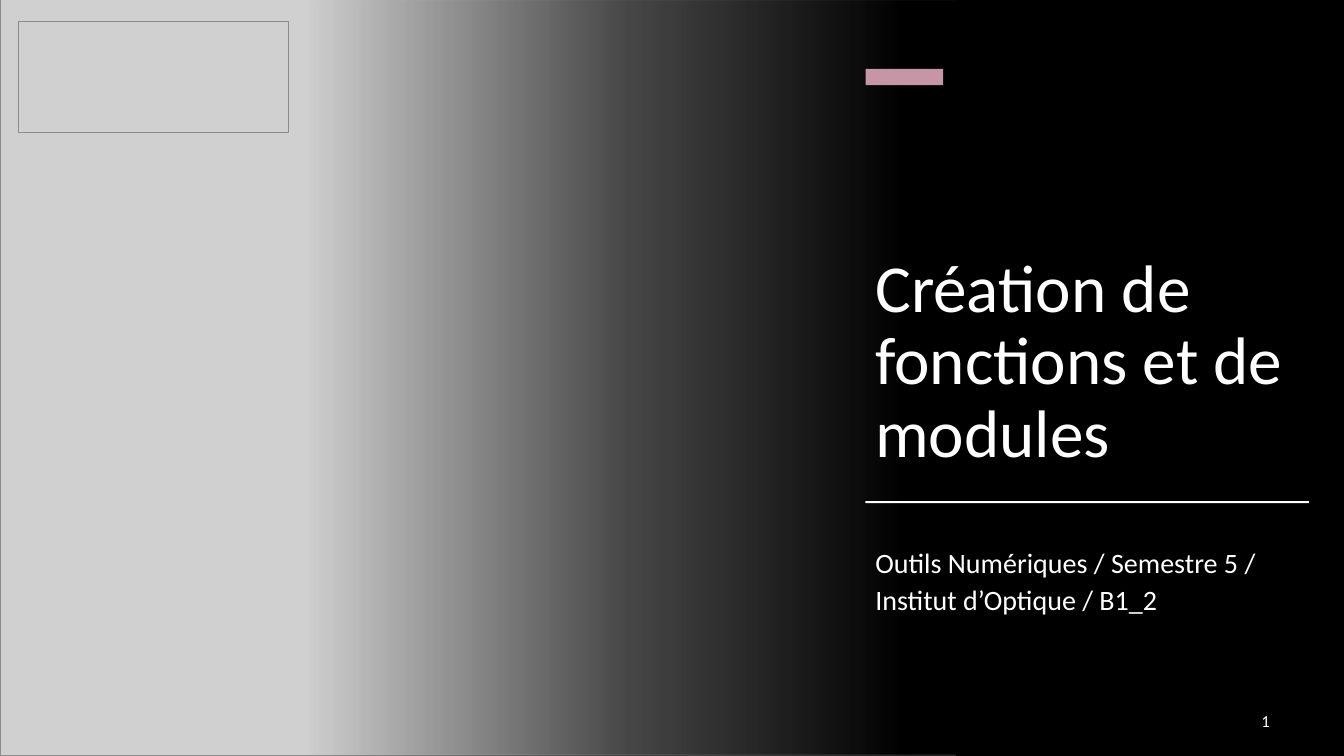
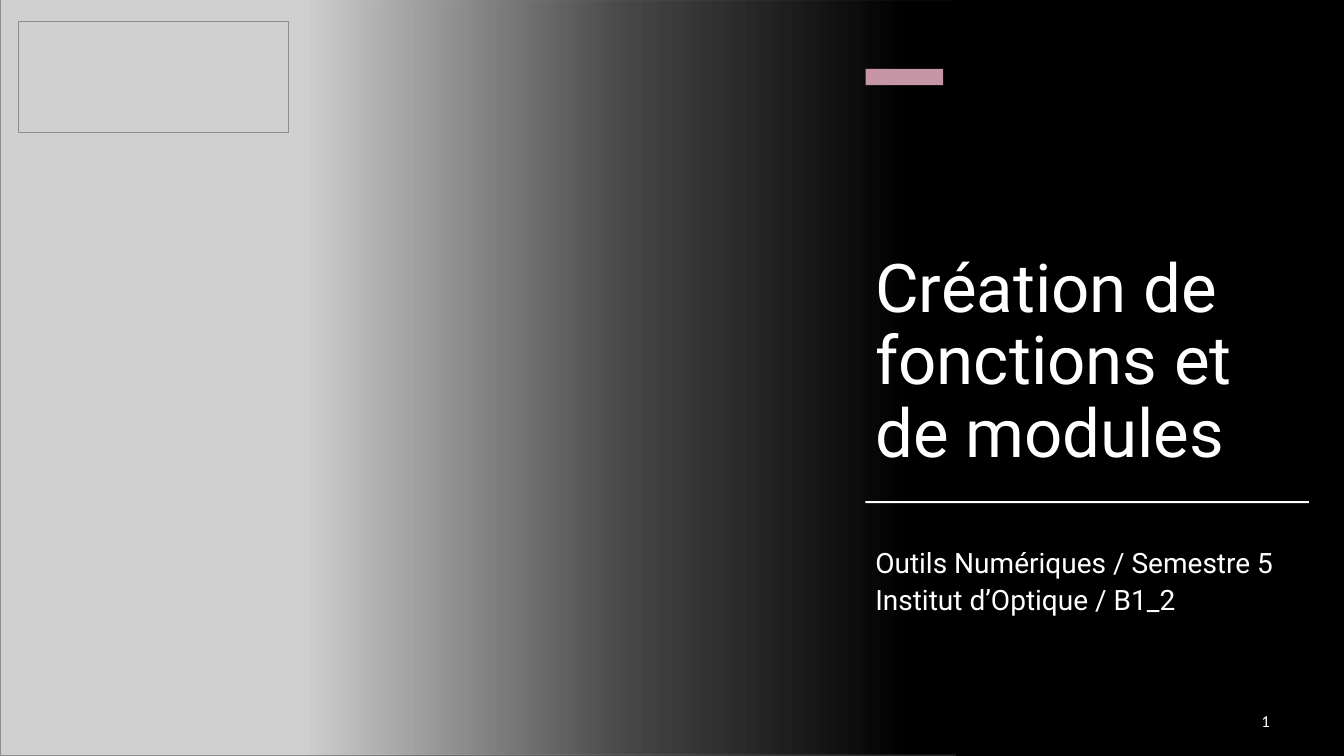
Before and after one commit to IOGS-Digital-Methods/semester-5, a slide deck: slide 1 of outils_numeriques/b1_methodes_numeriques/seance1_demistifier_python/B1_s1_2_Fonctions_Modules.pptx. Drawn at 1344x756 pixels with LibreOffice and Linux fonts; fonts in the diff are those of the drawing; grey boxes stand for pictures. Boxes give left, top, right and bottom in pixels: in the first picture for what was removed or moved away, otherwise in the second. Text is boxed around its words. In the diff, an @@ line names an element or a change of style, - is before the commit and + after.

```diff
--- a/outils_numeriques/b1_methodes_numeriques/seance1_demistifier_python/B1_s1_2_Fonctions_Modules.pptx
+++ b/outils_numeriques/b1_methodes_numeriques/seance1_demistifier_python/B1_s1_2_Fonctions_Modules.pptx
@@ title "Création de fonctions et de ..." at bbox=[875, 261, 1232, 458]: font Calibri to Roboto @@
@@ subtitle at bbox=[875, 552, 1273, 616]: text changed; font Calibri to Roboto @@
-Outils Numériques / Semestre 5 / Institut d’Optique / B1_2
+Outils Numériques / Semestre 5 Institut d’Optique / B1_2
```
Also in this commit, not shown: 13 other files.
